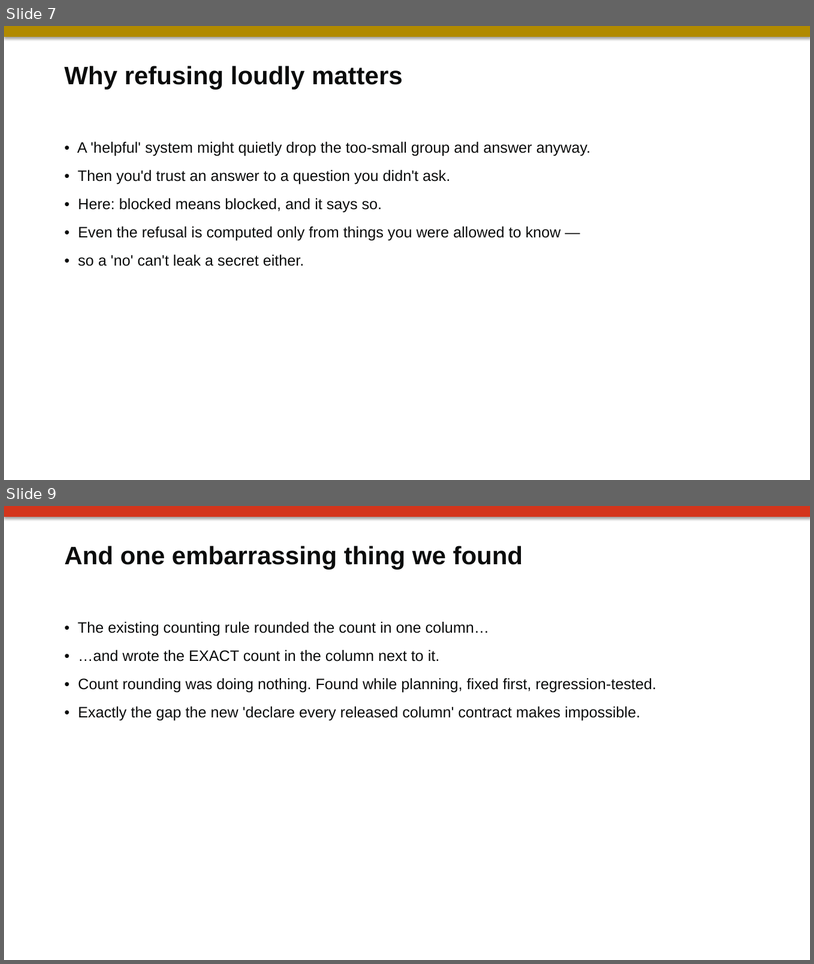
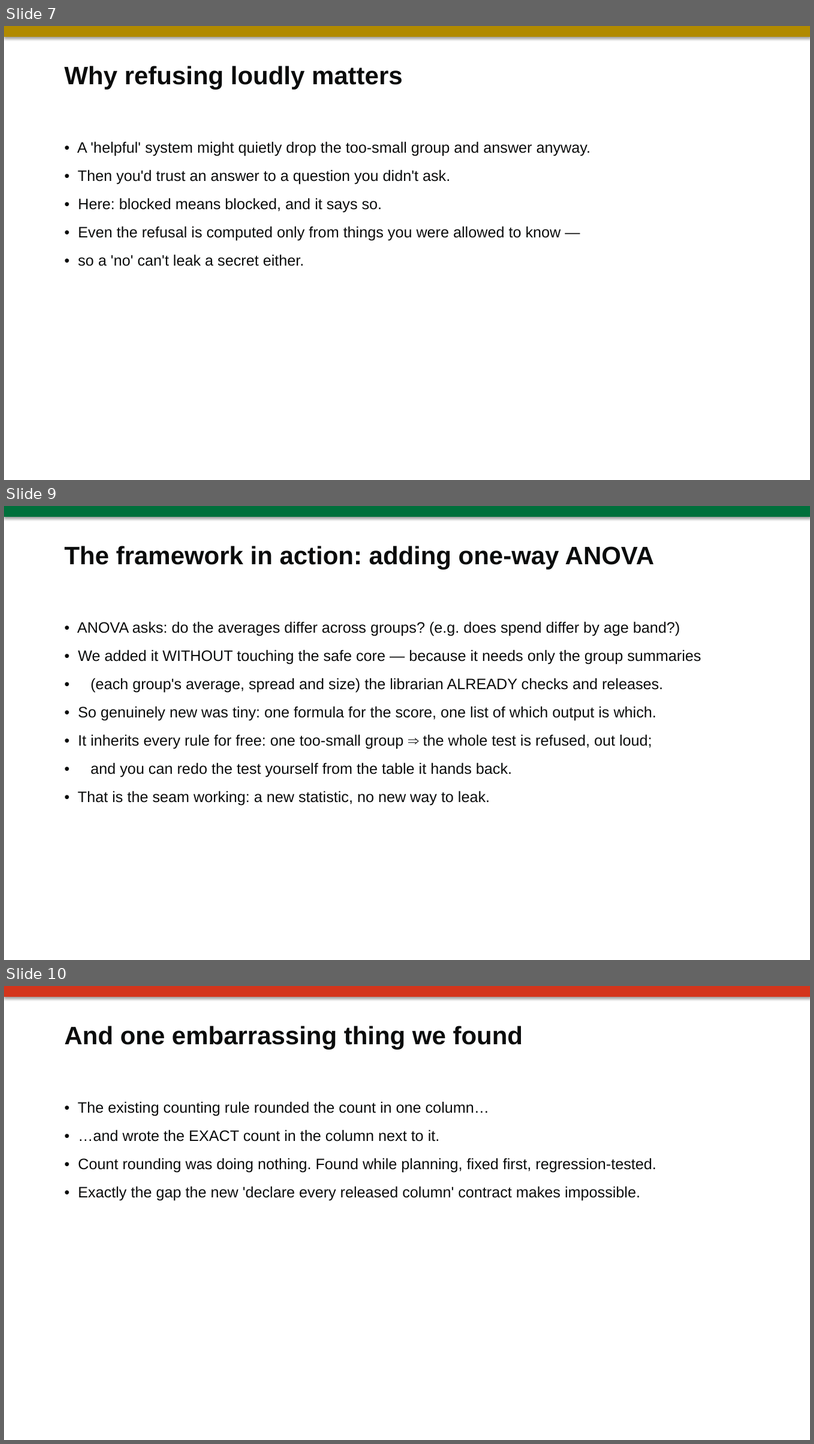
Before and after one commit to wadelab/safe-tre-agent, a slide deck: artifacts/ELIF.ppt. Shown one above the other, each under a label of ours: slides 7 and 9 before the commit, slides 7, 9 and 10 after it; the slides between them are not shown. The pictures are 814x964 and 814x1444 pixels, drawn with LibreOffice and Linux fonts; fonts in the diff are those of the drawing. Boxes give left, top, right and bottom in pixels: in the first picture for what was removed or moved away, otherwise in the second. Text is boxed around its words. In the diff, an @@ line names an element or a change of style, - is before the commit and + after.

Commit message:
Decks: advertise the one-way ANOVA tool and how it was added
Adds ANOVA to the deck copy across all five decks, and — in the committed
ELIF and GUIDELINES decks — a slide on HOW it was incorporated: the cells-first
worked example (reuses the gaussian GLM's vetted mean/sum_sq cells; new code is
just stats.f_sf + AnovaSpec + AnovaProcedure; engine/disclosure/service
untouched; checklist discharged; documented in docs/adding-a-statistical-tool.md).
Refreshes the machine-checked model-shape count to 767 (718 GLM + 49 ANOVA).

```diff
--- a/artifacts/ELIF.ppt
+++ b/artifacts/ELIF.ppt
@@ slide 9 added at <box>4,506,810,960</box>, background #FFFFFF @@
@@ rectangle added at <box>4,506,810,517</box>, fill #00703C @@
@@ text added at <box>65,546,654,569</box>, 30 pt, text #0B0C0C, bold @@
+The framework in action: adding one-way ANOVA
@@ text added at <box>77,621,701,805</box>, 18 pt, text #0B0C0C @@
+• ANOVA asks: do the averages differ across groups? (e.g. does spend differ by age band?)
+• We added it WITHOUT touching the safe core — because it needs only the group summaries
+• (each group's average, spread and size) the librarian ALREADY checks and releases.
+• So genuinely new was tiny: one formula for the score, one list of which output is which.
+• It inherits every rule for free: one too-small group ⇒ the whole test is refused, out loud;
+• and you can redo the test yourself from the table it hands back.
+• That is the seam working: a new statistic, no new way to leak.
@@ what was slide 9 is now slide 10 @@
```
Also in this commit, not shown: 2 slides changed, 2 other files.
